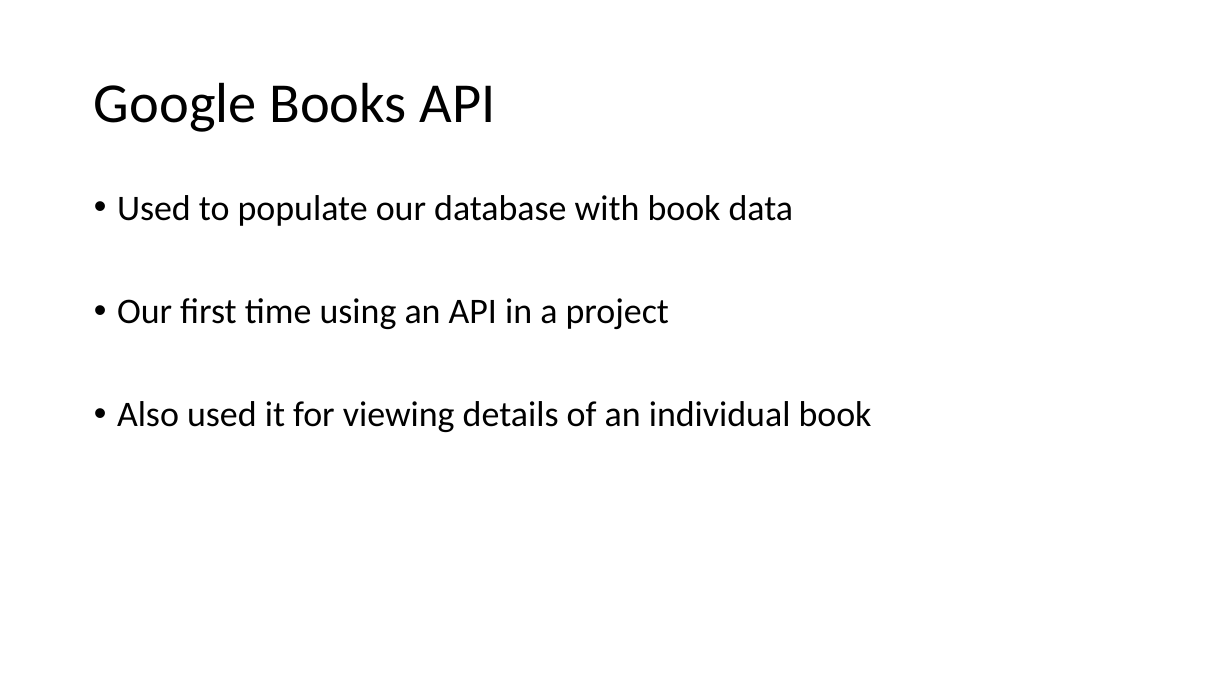
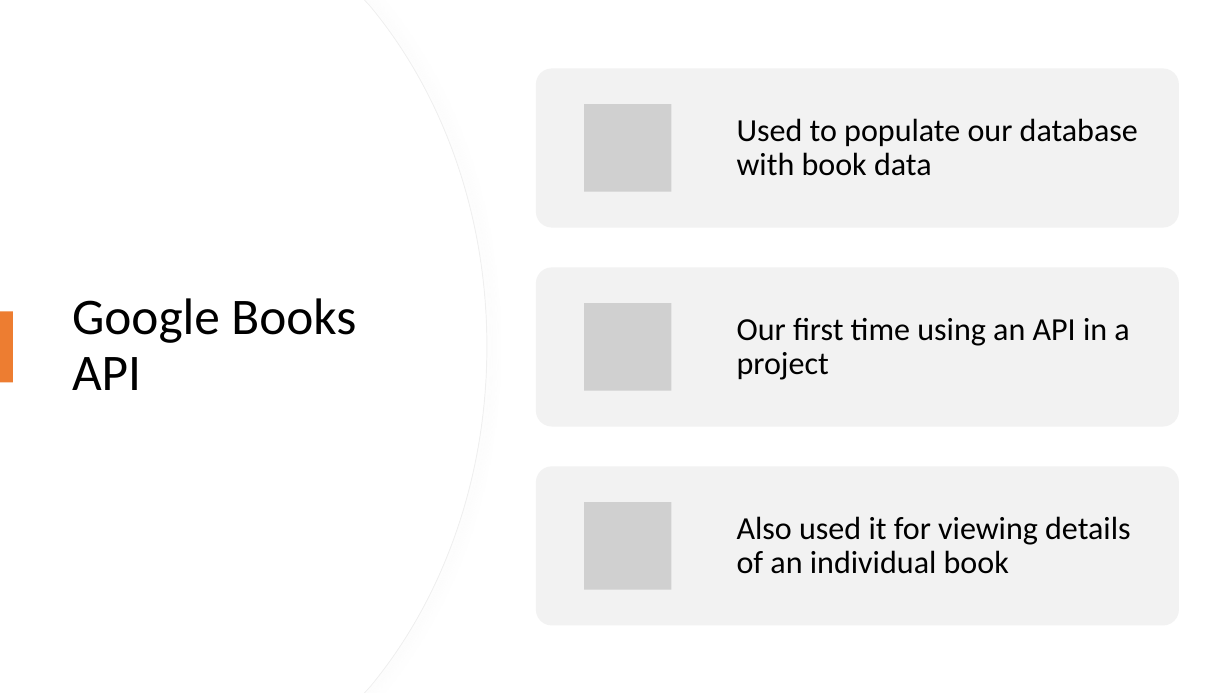
Before and after one commit to TouC001/group-project, a slide deck: slide 7 of documents/Final Presentation.pptx. Drawn at 1232x693 pixels with LibreOffice and Linux fonts; fonts in the diff are those of the drawing; grey boxes stand for pictures. Boxes give left, top, right and bottom in pixels: in the first picture for what was removed or moved away, otherwise in the second. Text is boxed around its words. In the diff, an @@ line names an element or a change of style, - is before the commit and + after.

Commit message:
Final Changes to our Presentation

```diff
--- a/documents/Final Presentation.pptx
+++ b/documents/Final Presentation.pptx
@@ freeform shape added at (0,0,487,693), fill #FFFFFF, outline #EFEFEF 0.75 pt @@
@@ freeform shape added at (0,0,486,693), fill #FFFFFF @@
@@ title "Google Books API": place and size @@
-title "Google Books API" at (94,82,496,132)
+title "Google Books API" at (72,298,356,390)
@@ title "Google Books API" at (72,298,356,390): size 44 to 40 pt @@
@@ text removed at (117,195,872,432) @@
-• Used to populate our database with book data
-• Our first time using an API in a project
-• Also used it for viewing details of an individual book
@@ rectangle added at (0,311,13,383), fill #ED7D31 @@
@@ group added at (536,68,1179,626): 3 rounded rectangles, 3 pictures, 3 texts @@
+Used to populate our database with book data
+Our first time using an API in a project
+Also used it for viewing details of an individual book
```
Also in this commit, not shown: 4 other slides changed, 1 slide removed.
